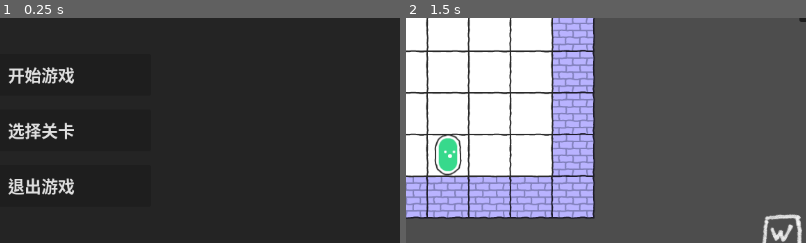
Above: before the commit, frames 1-2 (left to right).
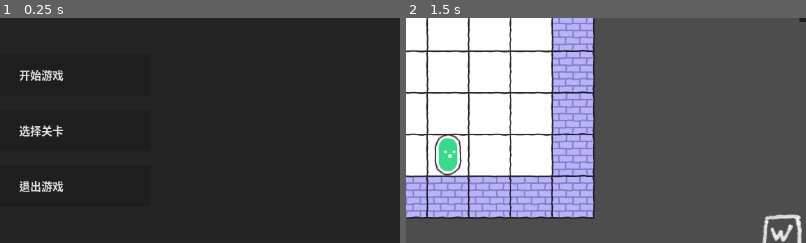
Above: after the commit, the same moments.

Repository: 494311870/jam-mask
Game: Godot game, scene res://scenes/main_menu.tscn
The game is run twice, just before and just after one commit, with the same random seed, the same clock (stepped at 60 frames per second) and the same inputs.
Inputs (mouse positions are % of the whole screen's width and height, from its top left):
- Up to frame 1 (0.25 s): no input
- Up to frame 2 (1.5 s): click "开始游戏" at 0.5 s; click (97, 15) at 1.25 s
The pictures show only the part of the screen within x 45-95%, y 38-88%; the shares and areas given below are measured in that part.

The runs differ from the first frame. In frame 1, 2.4% of the frame differs, in the area x 2-19%, y 21-79%; in frame 2, nothing differs.

Commit message:
feat: 修改UI样式

Diff:
--- a/scenes/level_selection.gd
+++ b/scenes/level_selection.gd
@@ -22,7 +22,6 @@
 
 		btn.text = level_name
 		btn.custom_minimum_size = Vector2(80, 80)
-		btn.set("theme_override_font_sizes/font_size", 24)
 
 		btn.pressed.connect(func(): level_selected.emit(i))
 		grid_container.add_child(btn)
--- a/scenes/level_selection.tscn
+++ b/scenes/level_selection.tscn
@@ -1,6 +1,7 @@
-[gd_scene load_steps=2 format=3 uid="uid://b8y7v8u8q4b6v"]
+[gd_scene load_steps=3 format=3 uid="uid://b8y7v8u8q4b6v"]
 
 [ext_resource type="Script" path="res://scenes/level_selection.gd" id="1_levels"]
+[ext_resource type="Theme" path="res://themes/main_theme.tres" id="2_theme"]
 
 [node name="LevelSelection" type="CanvasLayer"]
 script = ExtResource("1_levels")
@@ -19,6 +20,7 @@
 anchor_bottom = 1.0
 grow_horizontal = 2
 grow_vertical = 2
+theme = ExtResource("2_theme")
 theme_override_constants/margin_left = 50
 theme_override_constants/margin_top = 50
 theme_override_constants/margin_right = 50
--- a/scenes/main_menu.tscn
+++ b/scenes/main_menu.tscn
@@ -1,7 +1,8 @@
-[gd_scene load_steps=3 format=3 uid="uid://c6y7v8u8q4b6v"]
+[gd_scene load_steps=4 format=3 uid="uid://c6y7v8u8q4b6v"]
 
 [ext_resource type="Script" path="res://scenes/main_menu.gd" id="1_menu"]
 [ext_resource type="PackedScene" uid="uid://b8y7v8u8q4b6v" path="res://scenes/level_selection.tscn" id="2_levels"]
+[ext_resource type="Theme" uid="uid://b8y7v8u8q4b6v" path="res://themes/main_theme.tres" id="3_theme"]
 
 [node name="MainMenu" type="CanvasLayer"]
 script = ExtResource("1_menu")
@@ -15,11 +16,13 @@
 color = Color(0.12549, 0.12549, 0.12549, 0.901961)
 
 [node name="CenterContainer" type="CenterContainer" parent="."]
+unique_name_in_owner = false
 anchors_preset = 15
 anchor_right = 1.0
 anchor_bottom = 1.0
 grow_horizontal = 2
 grow_vertical = 2
+theme = ExtResource("3_theme")
 
 [node name="VBoxContainer" type="VBoxContainer" parent="CenterContainer"]
 custom_minimum_size = Vector2(300, 0)
@@ -40,21 +43,18 @@
 unique_name_in_owner = true
 custom_minimum_size = Vector2(0, 60)
 layout_mode = 2
-theme_override_font_sizes/font_size = 24
 text = "开始游戏"
 
 [node name="BtnLevels" type="Button" parent="CenterContainer/VBoxContainer"]
 unique_name_in_owner = true
 custom_minimum_size = Vector2(0, 60)
 layout_mode = 2
-theme_override_font_sizes/font_size = 24
 text = "选择关卡"
 
 [node name="BtnQuit" type="Button" parent="CenterContainer/VBoxContainer"]
 unique_name_in_owner = true
 custom_minimum_size = Vector2(0, 60)
 layout_mode = 2
-theme_override_font_sizes/font_size = 24
 text = "退出游戏"
 
 [node name="LevelSelection" parent="." instance=ExtResource("2_levels")]
--- a/scenes/viewfinder/shape_inventory_ui.gd
+++ b/scenes/viewfinder/shape_inventory_ui.gd
@@ -41,28 +41,19 @@
 
 func _create_item_ui(shape_res: SelectorShape, cache: Variant, is_selected: bool) -> Control:
 	var panel = PanelContainer.new()
-	var style: StyleBoxFlat = StyleBoxFlat.new()
-	style.bg_color = Color(0.15, 0.15, 0.15, 0.9)
-	style.corner_radius_top_left = 5
-	style.corner_radius_top_right = 5
-	style.corner_radius_bottom_left = 5
-	style.corner_radius_bottom_right = 5
 
 	if is_selected:
-		style.bg_color = Color(0.2, 0.2, 0.2, 0.9)
-		style.border_width_right = 4
-		style.border_color = Color.GOLD
-	panel.add_theme_stylebox_override("panel", style)
+		# 从主题中获取被选中的样式，或者手动设置
+		var selected_style = theme.get_stylebox("panel", "PanelContainer").duplicate()
+		selected_style.bg_color = Color(0.2, 0.2, 0.2, 0.9)
+		selected_style.border_width_right = 4
+		selected_style.border_color = Color.GOLD
+		panel.add_theme_stylebox_override("panel", selected_style)
 
 	var margin = MarginContainer.new()
-	margin.add_theme_constant_override("margin_left", 8)
-	margin.add_theme_constant_override("margin_right", 8)
-	margin.add_theme_constant_override("margin_top", 8)
-	margin.add_theme_constant_override("margin_bottom", 8)
 	panel.add_child(margin)
 
 	var hbox = HBoxContainer.new()
-	hbox.set("theme_override_constants/separation", 12)
 	margin.add_child(hbox)
 
 	# 形状图形预览
@@ -71,21 +62,9 @@
 	preview_rect.draw.connect(func(): _draw_shape_preview(preview_rect, shape_res.cells, cache))
 	hbox.add_child(preview_rect)
 
-	# var vbox = VBoxContainer.new()
-	# vbox.size_flags_horizontal = SIZE_EXPAND_FILL
-	# hbox.add_child(vbox)
-
-	# 形状名称
-	# var label = Label.new()
-	# label.text = shape_res.shape_name
-	# label.add_theme_font_size_override("font_size", 14)
-	# if is_selected:
-	# 	label.add_theme_color_override("font_color", Color.GOLD)
-	# vbox.add_child(label)
-
 	# 状态/内容描述
 	var status_label = Label.new()
-	status_label.add_theme_font_size_override("font_size", 12)
+	status_label.add_theme_font_size_override("font_size", 14)
 	if cache:
 		status_label.text = "已记录地形"
 		status_label.add_theme_color_override("font_color", Color.SPRING_GREEN)
--- a/scenes/viewfinder/shape_inventory_ui.tscn
+++ b/scenes/viewfinder/shape_inventory_ui.tscn
@@ -1,6 +1,7 @@
-[gd_scene load_steps=2 format=3 uid="uid://cx6q8p7v8n2y"]
+[gd_scene load_steps=3 format=3 uid="uid://cx6q8p7v8n2y"]
 
 [ext_resource type="Script" uid="uid://coyunfstfyaan" path="res://scenes/viewfinder/shape_inventory_ui.gd" id="1_inventory"]
+[ext_resource type="Theme" path="res://themes/main_theme.tres" id="2_theme"]
 
 [node name="ShapeInventoryUI" type="Control"]
 layout_mode = 3
@@ -9,6 +10,7 @@
 offset_right = 200.0
 grow_vertical = 2
 mouse_filter = 2
+theme = ExtResource("2_theme")
 script = ExtResource("1_inventory")
 
 [node name="Panel" type="Panel" parent="."]
--- a/scenes/viewfinder/tip_ui.tscn
+++ b/scenes/viewfinder/tip_ui.tscn
@@ -1,6 +1,7 @@
-[gd_scene load_steps=2 format=3 uid="uid://bl6qtwotfl4wm"]
+[gd_scene load_steps=3 format=3 uid="uid://bl6qtwotfl4wm"]
 
 [ext_resource type="Script" uid="uid://b2ik8ofqkudfq" path="res://scenes/viewfinder/tip_ui.gd" id="1_hraoy"]
+[ext_resource type="Theme" path="res://themes/main_theme.tres" id="2_theme"]
 
 [node name="TipUI" type="PanelContainer"]
 anchors_preset = 14
@@ -11,14 +12,12 @@
 offset_bottom = 17.0
 grow_horizontal = 2
 grow_vertical = 2
+theme = ExtResource("2_theme")
 script = ExtResource("1_hraoy")
 
 [node name="Label" type="Label" parent="."]
 unique_name_in_owner = true
 layout_mode = 2
-theme_override_colors/font_outline_color = Color(0, 0, 0, 1)
-theme_override_constants/outline_size = 4
-theme_override_font_sizes/font_size = 24
 text = "提示信息"
 horizontal_alignment = 1
 vertical_alignment = 1
--- a/scenes/viewfinder/viewfinder_ui.tscn
+++ b/scenes/viewfinder/viewfinder_ui.tscn
@@ -1,6 +1,8 @@
-[gd_scene load_steps=3 format=3 uid="uid://byhuxunv0h1p1"]
+[gd_scene load_steps=5 format=3 uid="uid://byhuxunv0h1p1"]
 
 [ext_resource type="Script" path="res://scenes/viewfinder/tip_ui.gd" id="1_tip"]
+[ext_resource type="Theme" path="res://themes/main_theme.tres" id="2_theme"]
+[ext_resource type="PackedScene" uid="uid://bl6qtwotfl4wm" path="res://scenes/viewfinder/tip_ui.tscn" id="3_tip_scene"]
 
 [node name="ViewfinderUI" type="CanvasLayer"]
 
@@ -12,6 +14,7 @@
 grow_horizontal = 2
 grow_vertical = 2
 mouse_filter = 2
+theme = ExtResource("2_theme")
 
 [node name="Panel" type="Panel" parent="Control"]
 layout_mode = 1
@@ -68,25 +71,7 @@
 horizontal_alignment = 1
 vertical_alignment = 1
 
-[node name="TipLabel" type="Label" parent="Control"]
+[node name="TipUI" parent="Control" instance=ExtResource("3_tip_scene")]
 unique_name_in_owner = true
 visible = false
 layout_mode = 1
-anchors_preset = 8
-anchor_left = 0.5
-anchor_top = 0.5
-anchor_right = 0.5
-anchor_bottom = 0.5
-offset_left = -150.0
-offset_top = -11.5
-offset_right = 150.0
-offset_bottom = 11.5
-grow_horizontal = 2
-grow_vertical = 2
-theme_override_colors/font_outline_color = Color(0, 0, 0, 1)
-theme_override_constants/outline_size = 4
-theme_override_font_sizes/font_size = 24
-text = "提示信息"
-horizontal_alignment = 1
-vertical_alignment = 1
-script = ExtResource("1_tip")
--- /dev/null
+++ b/themes/main_theme.tres
@@ -0,0 +1,139 @@
+[gd_resource type="Theme" load_steps=14 format=3]
+
+[sub_resource type="StyleBoxFlat" id="StyleBoxFlat_BtnNormal"]
+content_margin_left = 12.0
+content_margin_top = 8.0
+content_margin_right = 12.0
+content_margin_bottom = 8.0
+bg_color = Color(0.18, 0.18, 0.18, 1)
+border_width_left = 1
+border_width_top = 1
+border_width_right = 1
+border_width_bottom = 3
+border_color = Color(0.12, 0.12, 0.12, 1)
+corner_radius_top_left = 4
+corner_radius_top_right = 4
+corner_radius_bottom_right = 4
+corner_radius_bottom_left = 4
+anti_aliasing = false
+
+[sub_resource type="StyleBoxFlat" id="StyleBoxFlat_BtnHover"]
+content_margin_left = 12.0
+content_margin_top = 8.0
+content_margin_right = 12.0
+content_margin_bottom = 8.0
+bg_color = Color(0.24, 0.24, 0.24, 1)
+border_width_left = 1
+border_width_top = 1
+border_width_right = 1
+border_width_bottom = 3
+border_color = Color(0.45, 0.55, 1, 1)
+corner_radius_top_left = 4
+corner_radius_top_right = 4
+corner_radius_bottom_right = 4
+corner_radius_bottom_left = 4
+anti_aliasing = false
+
+[sub_resource type="StyleBoxFlat" id="StyleBoxFlat_BtnPressed"]
+content_margin_left = 12.0
+content_margin_top = 10.0
+content_margin_right = 12.0
+content_margin_bottom = 6.0
+bg_color = Color(0.12, 0.12, 0.12, 1)
+border_width_left = 1
+border_width_top = 3
+border_width_right = 1
+border_width_bottom = 1
+border_color = Color(0.08, 0.08, 0.08, 1)
+corner_radius_top_left = 4
+corner_radius_top_right = 4
+corner_radius_bottom_right = 4
+corner_radius_bottom_left = 4
+anti_aliasing = false
+
+[sub_resource type="StyleBoxFlat" id="StyleBoxFlat_Panel"]
+content_margin_left = 10.0
+content_margin_top = 10.0
+content_margin_right = 10.0
+content_margin_bottom = 10.0
+bg_color = Color(0.12, 0.12, 0.12, 0.95)
+border_width_left = 2
+border_width_top = 2
+border_width_right = 2
+border_width_bottom = 2
+border_color = Color(0.2, 0.2, 0.2, 1)
+corner_radius_top_left = 8
+corner_radius_top_right = 8
+corner_radius_bottom_right = 8
+corner_radius_bottom_left = 8
+shadow_color = Color(0, 0, 0, 0.3)
+shadow_size = 4
+anti_aliasing = false
+
+[sub_resource type="StyleBoxFlat" id="StyleBoxFlat_Tooltip"]
+content_margin_left = 8.0
+content_margin_top = 4.0
+content_margin_right = 8.0
+content_margin_bottom = 4.0
+bg_color = Color(0, 0, 0, 0.9)
+corner_radius_top_left = 4
+corner_radius_top_right = 4
+corner_radius_bottom_right = 4
+corner_radius_bottom_left = 4
+
+[sub_resource type="StyleBoxLine" id="StyleBoxLine_HSep"]
+color = Color(0.3, 0.3, 0.3, 1)
+thickness = 2
+
+[sub_resource type="StyleBoxFlat" id="StyleBoxFlat_ItemNormal"]
+content_margin_left = 8.0
+content_margin_top = 8.0
+content_margin_right = 8.0
+content_margin_bottom = 8.0
+bg_color = Color(0.15, 0.15, 0.15, 0.9)
+corner_radius_top_left = 5
+corner_radius_top_right = 5
+corner_radius_bottom_right = 5
+corner_radius_bottom_left = 5
+anti_aliasing = false
+
+[sub_resource type="StyleBoxFlat" id="StyleBoxFlat_ItemSelected"]
+content_margin_left = 8.0
+content_margin_top = 8.0
+content_margin_right = 8.0
+content_margin_bottom = 8.0
+bg_color = Color(0.2, 0.2, 0.2, 0.9)
+border_width_right = 4
+border_color = Color(1, 0.84, 0, 1)
+corner_radius_top_left = 5
+corner_radius_top_right = 5
+corner_radius_bottom_right = 5
+corner_radius_bottom_left = 5
+anti_aliasing = false
+
+[resource]
+default_font_size = 18
+Button/styles/disabled = SubResource("StyleBoxFlat_BtnNormal")
+Button/styles/focus = SubResource("StyleBoxFlat_BtnHover")
+Button/styles/hover = SubResource("StyleBoxFlat_BtnHover")
+Button/styles/normal = SubResource("StyleBoxFlat_BtnNormal")
+Button/styles/pressed = SubResource("StyleBoxFlat_BtnPressed")
+GridContainer/constants/h_separation = 12
+GridContainer/constants/v_separation = 12
+HBoxContainer/constants/separation = 12
+HSeparator/constants/separation = 10
+HSeparator/styles/separator = SubResource("StyleBoxLine_HSep")
+Label/colors/font_outline_color = Color(0, 0, 0, 1)
+Label/colors/font_shadow_color = Color(0, 0, 0, 0.501961)
+Label/constants/outline_size = 4
+Label/constants/shadow_offset_x = 1
+Label/constants/shadow_offset_y = 1
+Label/font_sizes/font_size = 20
+MarginContainer/constants/margin_bottom = 15
+MarginContainer/constants/margin_left = 15
+MarginContainer/constants/margin_right = 15
+MarginContainer/constants/margin_top = 15
+Panel/styles/panel = SubResource("StyleBoxFlat_Panel")
+PanelContainer/styles/panel = SubResource("StyleBoxFlat_ItemNormal")
+TooltipPanel/styles/panel = SubResource("StyleBoxFlat_Tooltip")
+VBoxContainer/constants/separation = 12
